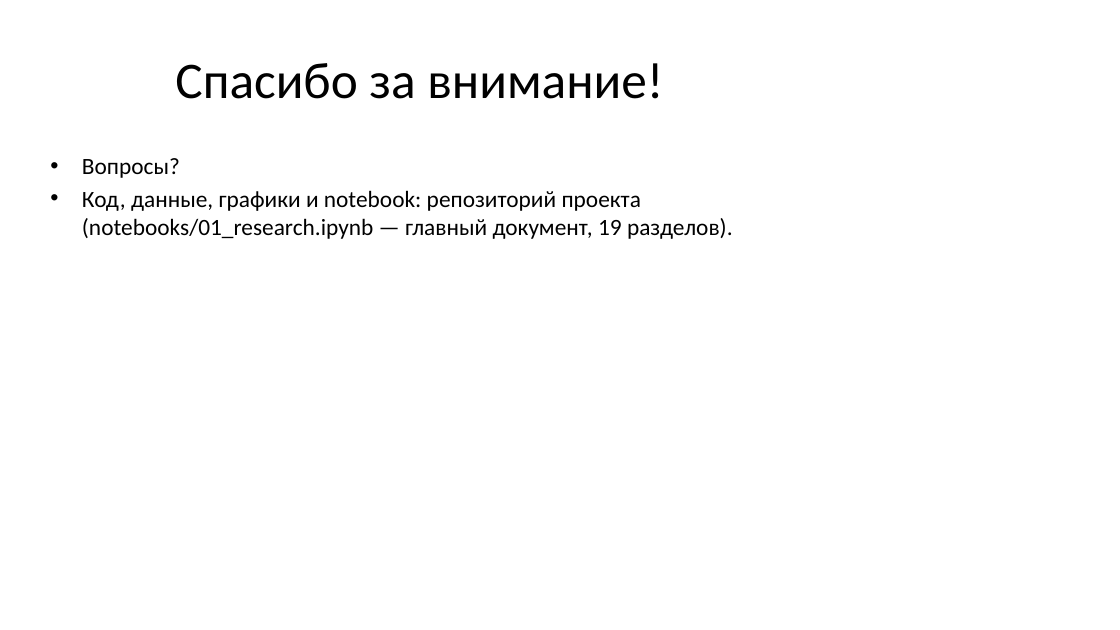
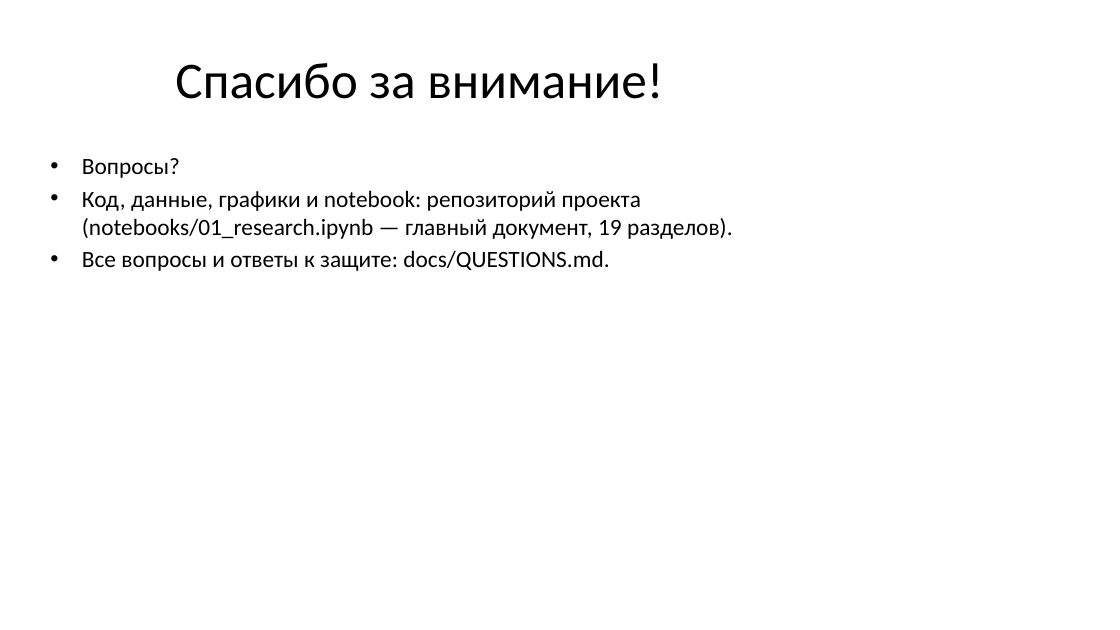
Before and after one commit to FaHaT-TM/Hamming-code, a slide deck: slide 16 of docs/presentation/defense_presentation.pptx (slide 13 before the commit). Drawn at 1120x630 pixels with LibreOffice and Linux fonts; fonts in the diff are those of the drawing. Boxes give left, top, right and bottom in pixels: in the first picture for what was removed or moved away, otherwise in the second. Text is boxed around its words. In the diff, an @@ line names an element or a change of style, - is before the commit and + after.

Commit message:
docs: вопросы преподавателя к защите (файл и финальные слайды)
- docs/QUESTIONS.md: 20 вопросов с ответами по реализации, каналу, эксперименту, статистике, результатам и организации
- презентация: добавлены 3 финальных слайда «вопрос — ответ», перегенерированы PPTX и PDF, превью слайда с вопросами
- README: ссылка на docs/QUESTIONS.md

```diff
--- a/docs/presentation/defense_presentation.pptx
+++ b/docs/presentation/defense_presentation.pptx
@@ text at (82,250,609,271): paragraph added @@
+• Все вопросы и ответы к защите: docs/QUESTIONS.md.
```
Also in this commit, not shown: 3 slides added, 6 other files.
